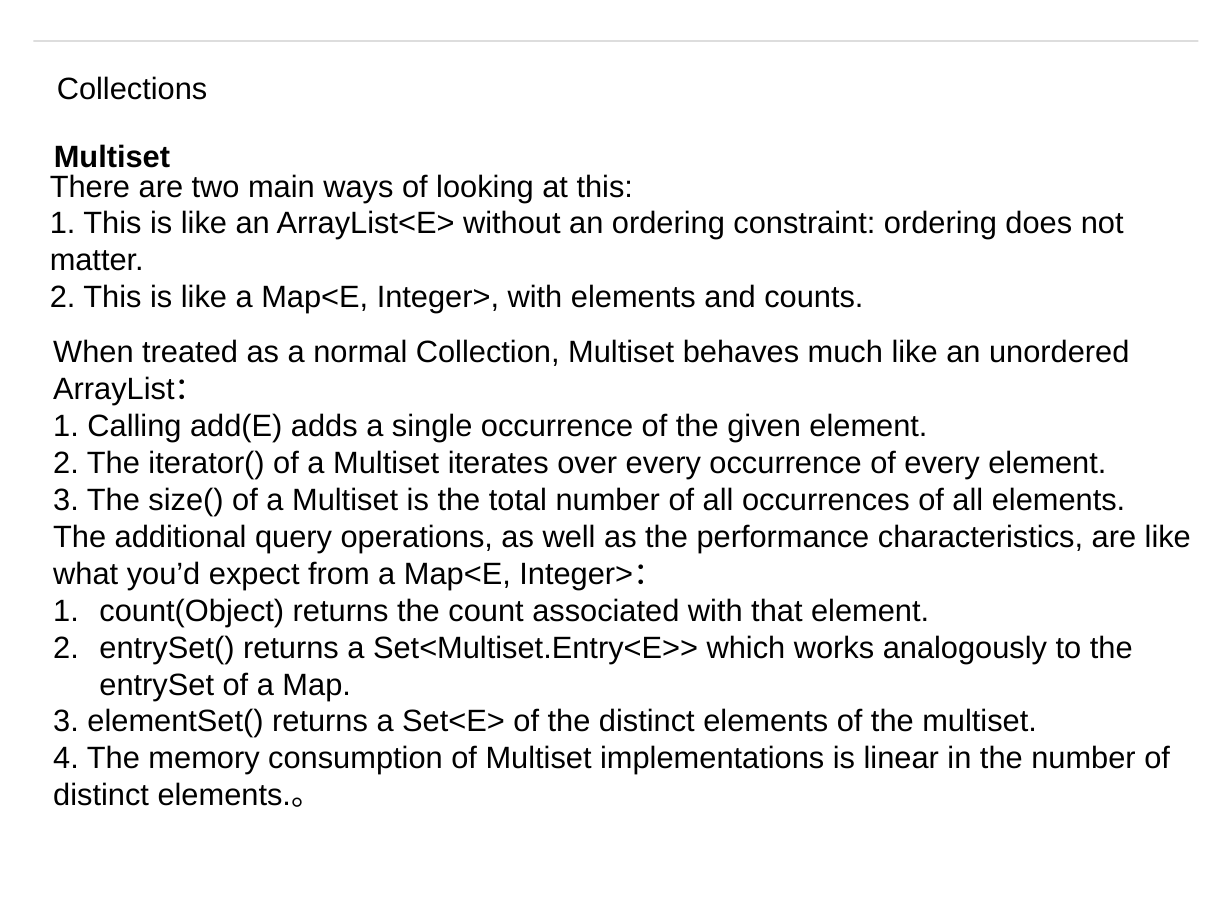
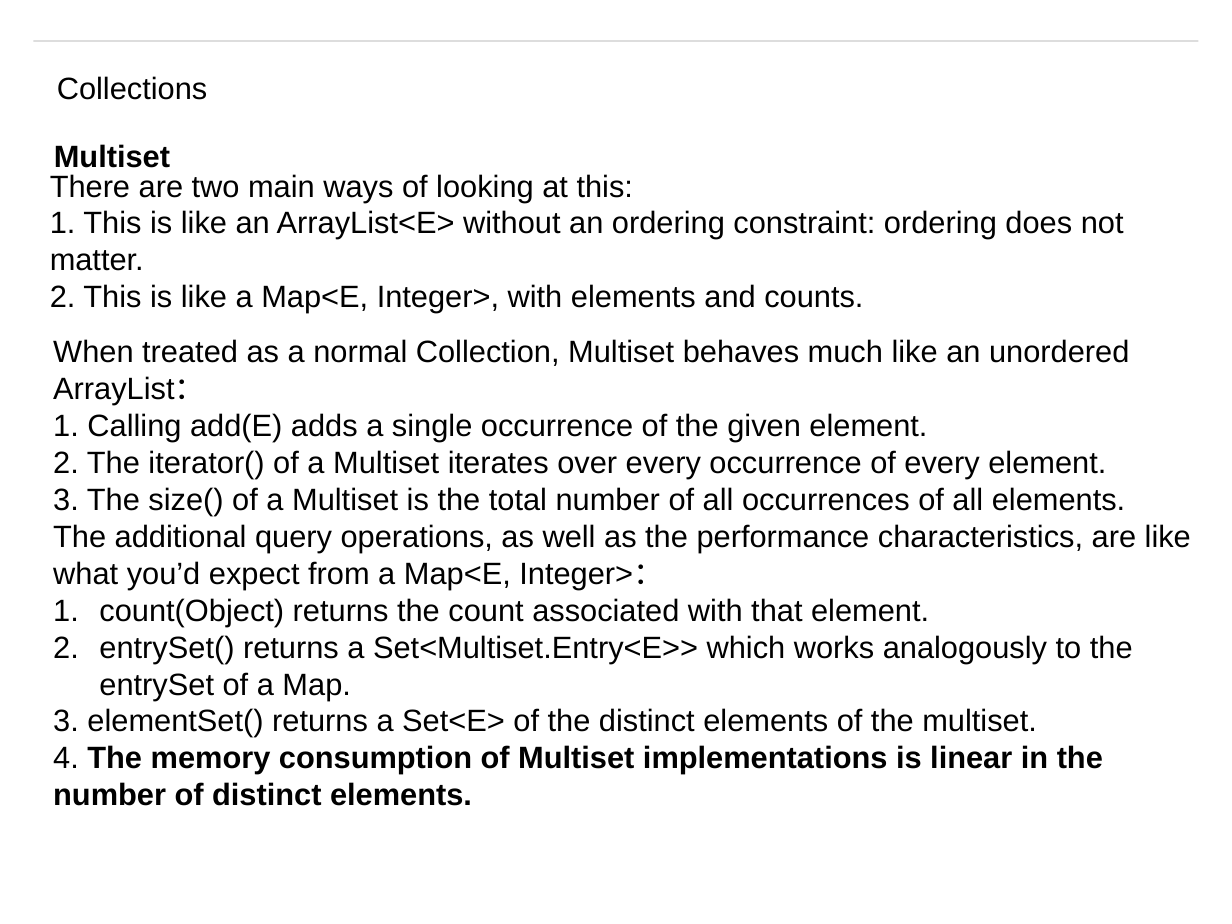
Before and after one commit to matt19870107/Guava, a slide deck: slide 51 of Guava - English.pptm. Drawn at 1232x924 pixels with LibreOffice and Linux fonts; fonts in the diff are those of the drawing; background and template pictures are left out. Boxes give left, top, right and bottom in pixels: in the first picture for what was removed or moved away, otherwise in the second. Text is boxed around its words. In the diff, an @@ line names an element or a change of style, - is before the commit and + after.

```diff
--- a/Guava - English.pptm
+++ b/Guava - English.pptm
@@ text at <box>53,745,1103,806</box>: text changed; bold on @@
-4. The memory consumption of Multiset implementations is linear in the number of distinct elements.。
+4. The memory consumption of Multiset implementations is linear in the number of distinct elements.
```
Also in this commit, not shown: 3 other slides changed.
